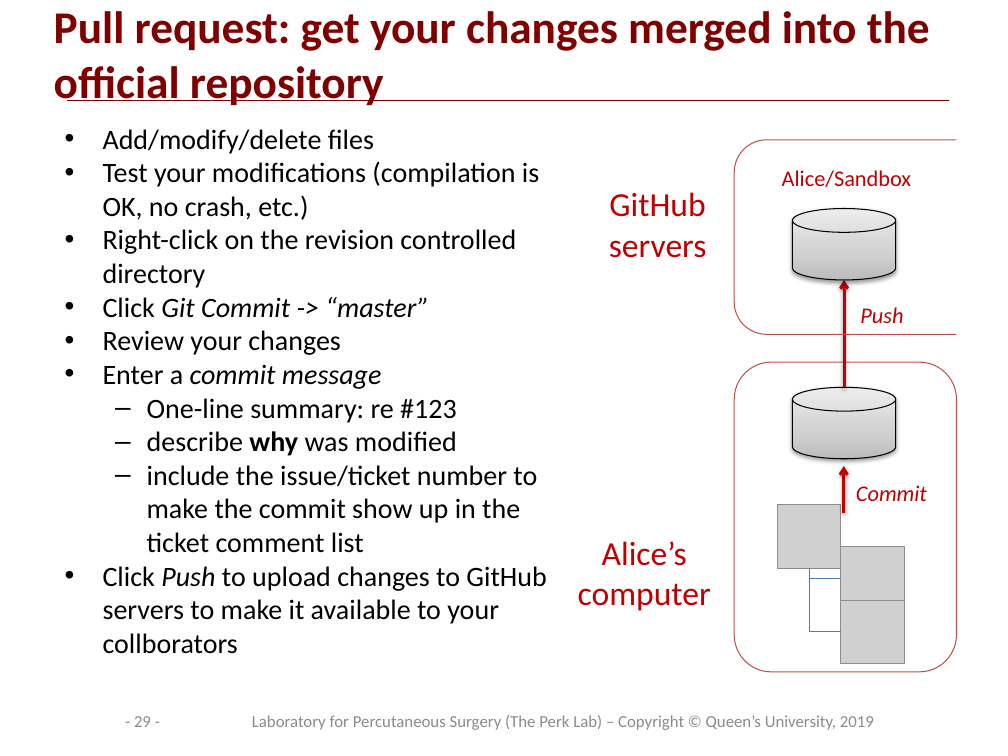
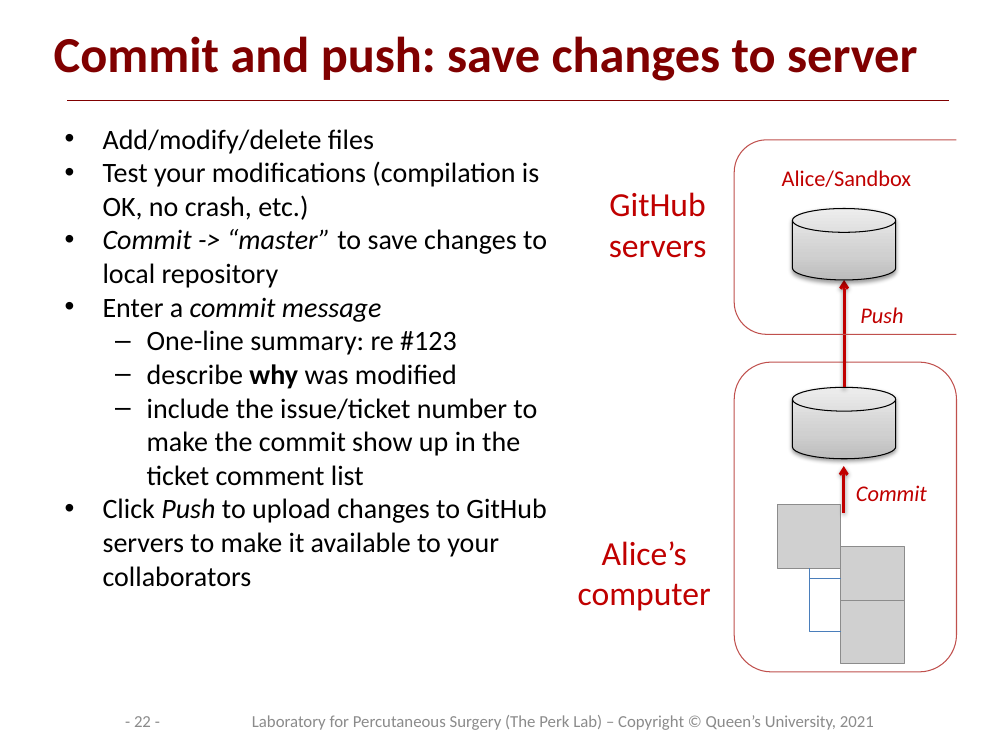
Before and after one commit to PerkLab/PerkLabBootcamp, a slide deck: slide 22 of Doc/day1_2_PerkLabProjectManagement.pptx (slide 29 before the commit). Drawn at 1008x756 pixels with LibreOffice and Linux fonts; fonts in the diff are those of the drawing; grey boxes stand for pictures; background and template pictures are left out. Boxes give left, top, right and bottom in pixels: in the first picture for what was removed or moved away, otherwise in the second. Text is boxed around its words. In the diff, an @@ line names an element or a change of style, - is before the commit and + after.

```diff
--- a/Doc/day1_2_PerkLabProjectManagement.pptx
+++ b/Doc/day1_2_PerkLabProjectManagement.pptx
@@ title at [54,36,917,81]: text changed; size 32.4 to 36 pt @@
-Pull request: get your changes merged into the official repository
+Commit and push: save changes to server
@@ text at [103,229,547,288]: text changed @@
-• Right-click on the revision controlled directory
-• Click Git Commit -> “master”
-• Review your changes
+• Commit -> “master” to save changes to local repository
@@ text at [103,498,546,587]: text changed @@
-• Click Push to upload changes to GitHub servers to make it available to your collborators
+• Click Push to upload changes to GitHub servers to make it available to your collaborators
@@ page number at [134,716,151,727]: text changed @@
-- 29 -
+- 22 -
@@ text at [252,715,874,730]: text changed @@
-Laboratory for Percutaneous Surgery (The Perk Lab) – Copyright © Queen’s University, 2019
+Laboratory for Percutaneous Surgery (The Perk Lab) – Copyright © Queen’s University, 2021
```
Also in this commit, not shown: 29 other slides changed, 6 slides added, 7 slides removed, 6 other files.
